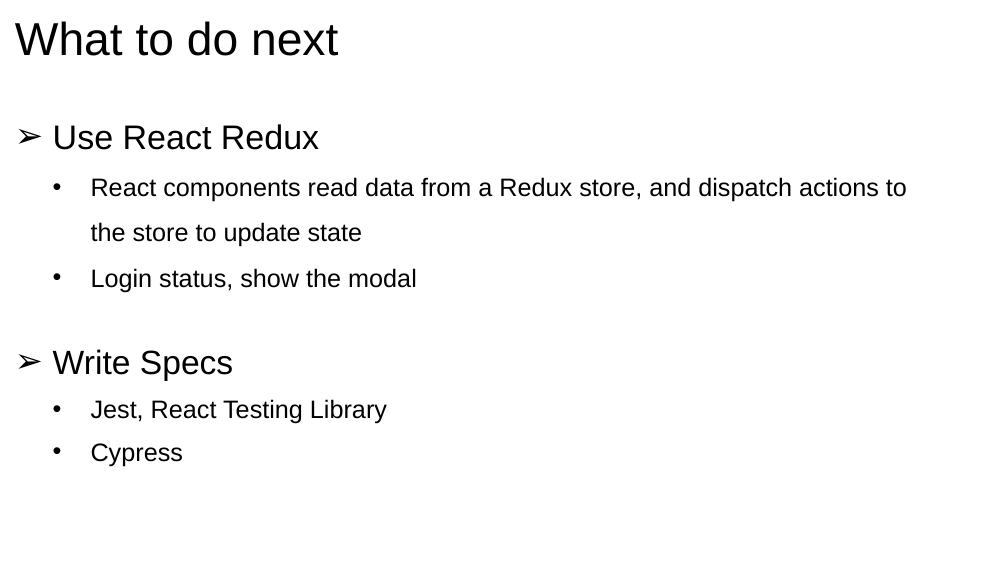
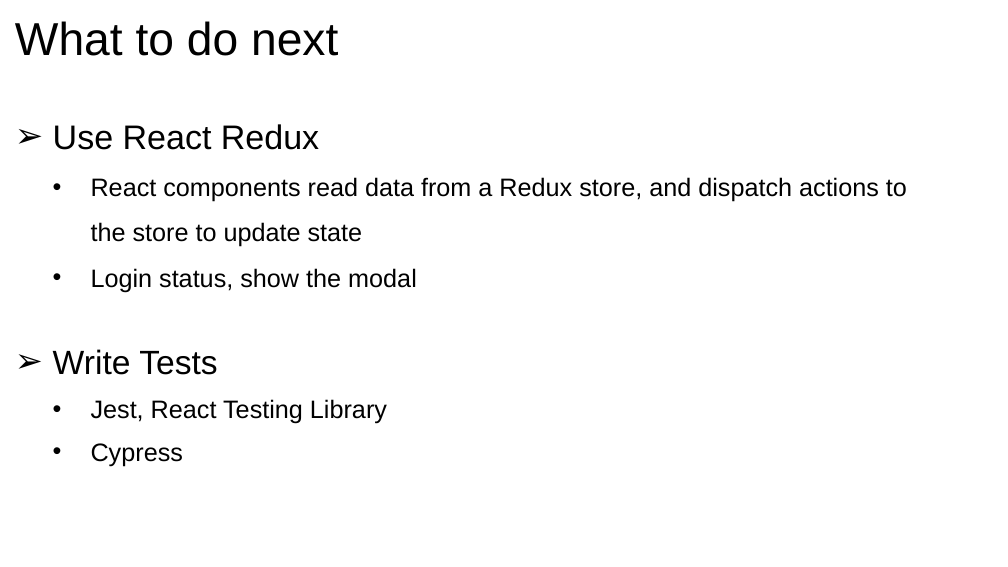
Before and after one commit to xiangyuliu-crs/QRCode, a slide deck: slide 7 of docs/QRCode.pptx. Drawn at 1008x567 pixels with LibreOffice and Linux fonts; fonts in the diff are those of the drawing. Boxes give left, top, right and bottom in pixels: in the first picture for what was removed or moved away, otherwise in the second. Text is boxed around its words. In the diff, an @@ line names an element or a change of style, - is before the commit and + after.

```diff
--- a/docs/QRCode.pptx
+++ b/docs/QRCode.pptx
@@ text at [53, 349, 217, 375]: text changed @@
-➢ Write Specs
+➢ Write Tests
```
Also in this commit, not shown: 1 other file.
